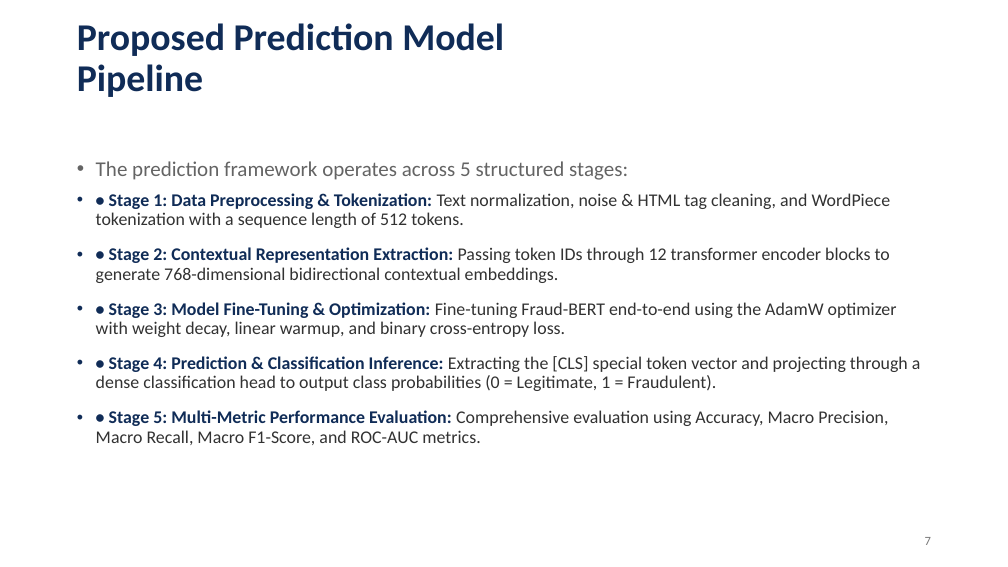
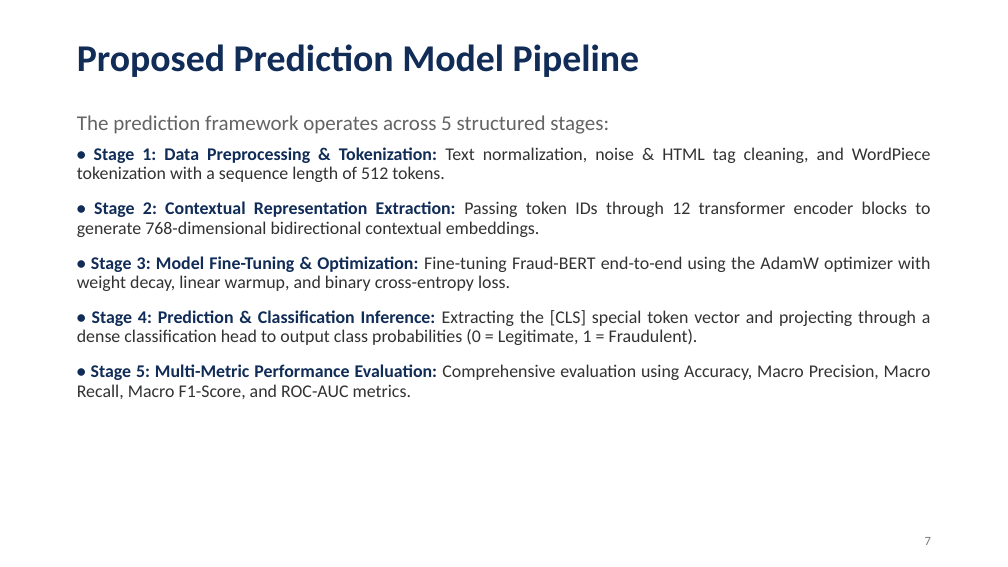
Before and after one commit to akhileshyadav8/Research-Fake-Job-Detection, a slide deck: slide 8 of MST1/Fraud_BERT_Research_Paper_Presentation.pptx (slide 7 before the commit). Drawn at 1008x567 pixels with LibreOffice and Linux fonts; fonts in the diff are those of the drawing; background and template pictures are left out. Boxes give left, top, right and bottom in pixels: in the first picture for what was removed or moved away, otherwise in the second. Text is boxed around its words. In the diff, an @@ line names an element or a change of style, - is before the commit and + after.

```diff
--- a/MST1/Fraud_BERT_Research_Paper_Presentation.pptx
+++ b/MST1/Fraud_BERT_Research_Paper_Presentation.pptx
@@ title "Proposed Prediction Model Pipeline" rewrapped from (77,23,504,97) to (77,44,639,77) @@
@@ text "The prediction framework operates across ..." at (77,115,931,399): alignment left to justified; bullet • to none @@
```
Also in this commit, not shown: 8 other slides changed, 7 other files.
